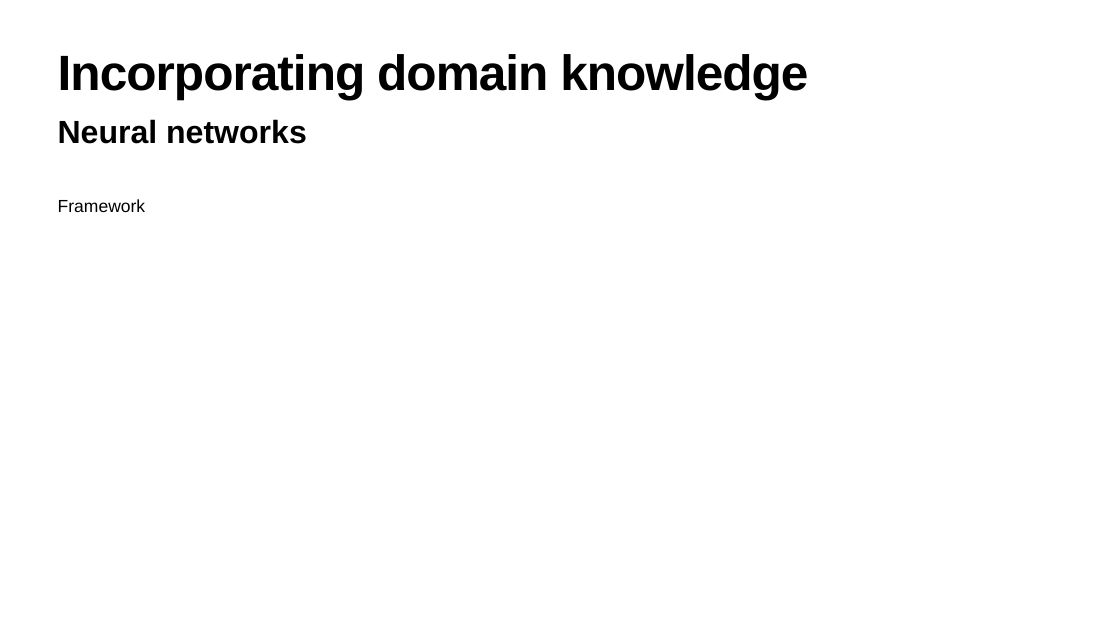
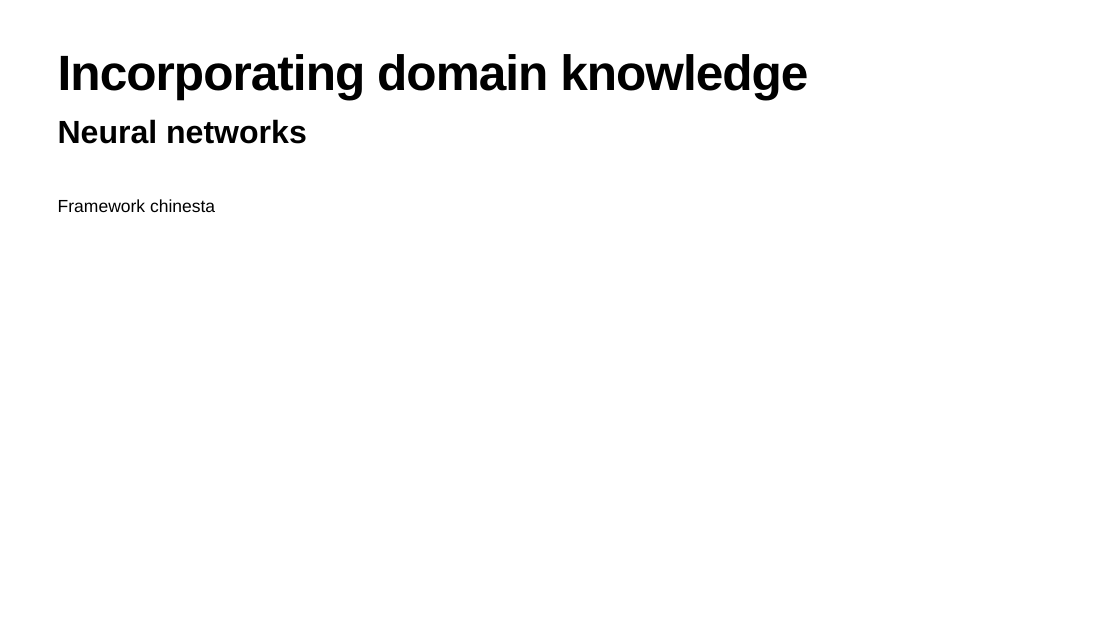
Before and after one commit to hanveiga/amld-2021-repML, a slide deck: slide 36 of slides/workshop skeleton.pptx (slide 29 before the commit). Drawn at 1120x630 pixels with LibreOffice and Linux fonts; fonts in the diff are those of the drawing. Boxes give left, top, right and bottom in pixels: in the first picture for what was removed or moved away, otherwise in the second. Text is boxed around its words. In the diff, an @@ line names an element or a change of style, - is before the commit and + after.

```diff
--- a/slides/workshop skeleton.pptx
+++ b/slides/workshop skeleton.pptx
@@ text at [58, 199, 215, 212]: text changed @@
-Framework
+Framework chinesta
```
Also in this commit, not shown: 14 other slides changed, 15 slides added, 1 slide removed.
